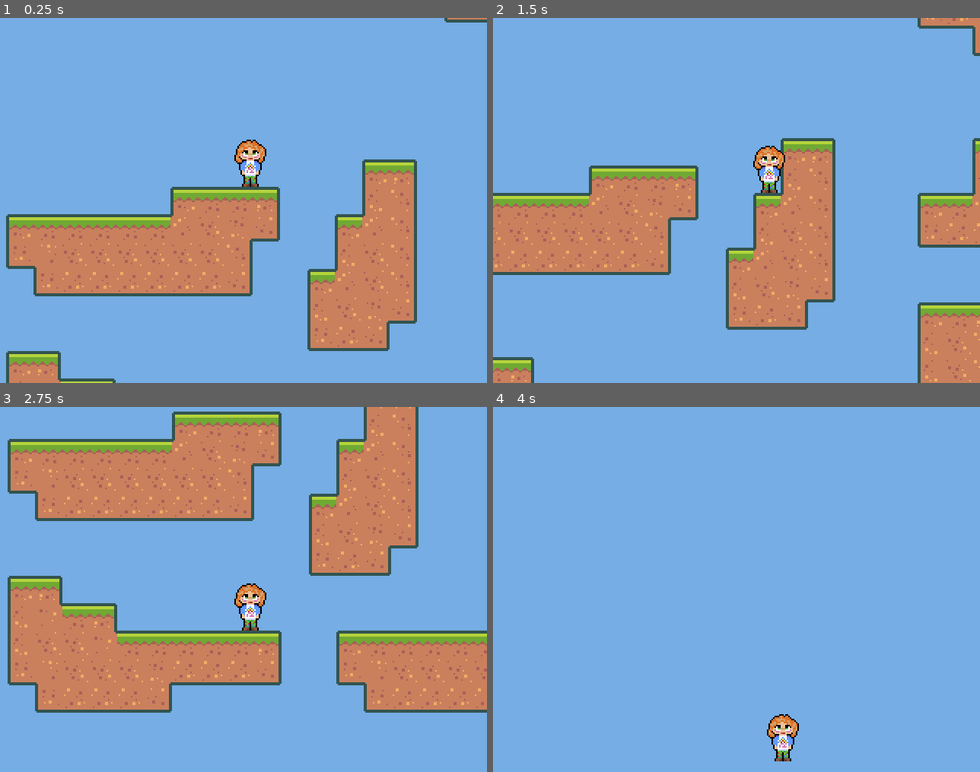
Above: before the commit, frames 1-4 (two rows, left to right).
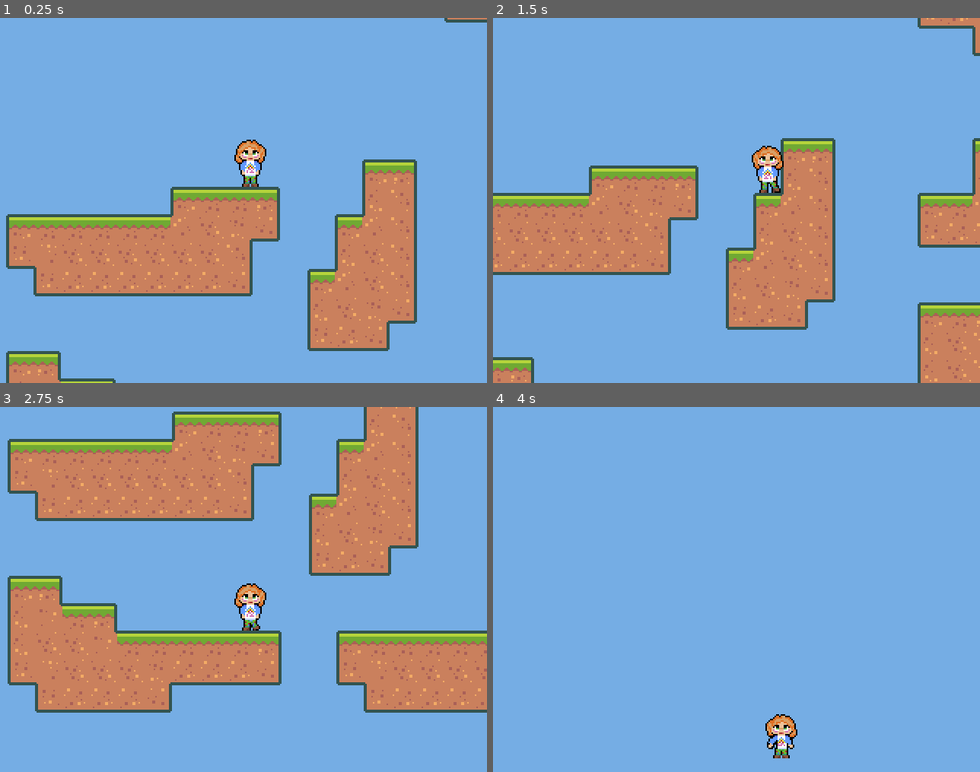
Above: after the commit, the same moments.

Repository: gringlas/udemy-godot-2dplatformer
Game: Godot game, scene res://scenes/main.tscn
Same seed, same stepped clock (60 frames per second), same inputs: the game is played once before the commit and once after it.
Inputs:
- Up to frame 1 (0.25 s): no input
- Up to frame 2 (1.5 s): tap Enter at 0.5 s; hold D (move_right) from 0.53 s (still down); tap W (jump) at 0.77 s
- Up to frame 3 (2.75 s): tap W (jump) at 1.52 s; release D (move_right) at 2.03 s; hold A (move_left) from 2.03 s (still down)
- Up to frame 4 (4 s): release A (move_left) at 2.78 s; hold D (move_right) from 2.78 s (still down); tap W (jump) at 3.02, 3.77 s

The runs differ from the first frame. In frame 1, less than 0.1% of the frame differs, in the area x 49-53%, y 33-47%; in frame 2, 0.4%; in frame 3, less than 0.1%; in frame 4, 0.4%, in the area x 55-63%, y 84-98%.

Commit message:
player animation

Diff:
--- a/scenes/Player.gd
+++ b/scenes/Player.gd
@@ -32,6 +32,8 @@
 
 	velocity = move_and_slide(velocity, Vector2.UP)
 
+	update_animation()
+
 func get_movement_vector():
 	var moveVector = Vector2.ZERO
 	moveVector.x = Input.get_action_strength("move_right") - Input.get_action_strength("move_left")
@@ -48,5 +50,5 @@
 	else:
 		$AnimatedSprite.play("idle")
 
-	if (moveVector != 0):
+	if (moveVector.x != 0):
 		$AnimatedSprite.flip_h = true if moveVector.x > 0 else false
--- a/scenes/Player.tscn
+++ b/scenes/Player.tscn
@@ -1,21 +1,24 @@
-[gd_scene load_steps=5 format=2]
+[gd_scene load_steps=8 format=2]
 
-[ext_resource path="res://assets/player/alma.png" type="Texture" id=1]
+[ext_resource path="res://assets/player/alma4.png" type="Texture" id=1]
 [ext_resource path="res://scenes/Player.gd" type="Script" id=2]
+[ext_resource path="res://assets/player/alma2.png" type="Texture" id=3]
+[ext_resource path="res://assets/player/alma1.png" type="Texture" id=4]
+[ext_resource path="res://assets/player/alma3.png" type="Texture" id=5]
 
 [sub_resource type="SpriteFrames" id=2]
 animations = [ {
-"frames": [ ExtResource( 1 ) ],
+"frames": [ ExtResource( 4 ) ],
 "loop": true,
 "name": "idle",
-"speed": 10.0
+"speed": 5.0
 }, {
-"frames": [  ],
+"frames": [ ExtResource( 1 ) ],
 "loop": true,
 "name": "jump",
 "speed": 5.0
 }, {
-"frames": [ ExtResource( 1 ) ],
+"frames": [ ExtResource( 3 ), ExtResource( 5 ) ],
 "loop": true,
 "name": "run",
 "speed": 5.0
Binary file added: assets/player/alma-Sheet.png
Not shown, added: assets/player/alma-Sheet.png.import
Binary file added: assets/player/alma1.png
Not shown, added: assets/player/alma1.png.import
Binary file added: assets/player/alma2.png
Not shown, added: assets/player/alma2.png.import
Binary file added: assets/player/alma3.png
Not shown, added: assets/player/alma3.png.import
Binary file added: assets/player/alma4.png
Not shown, added: assets/player/alma4.png.import
